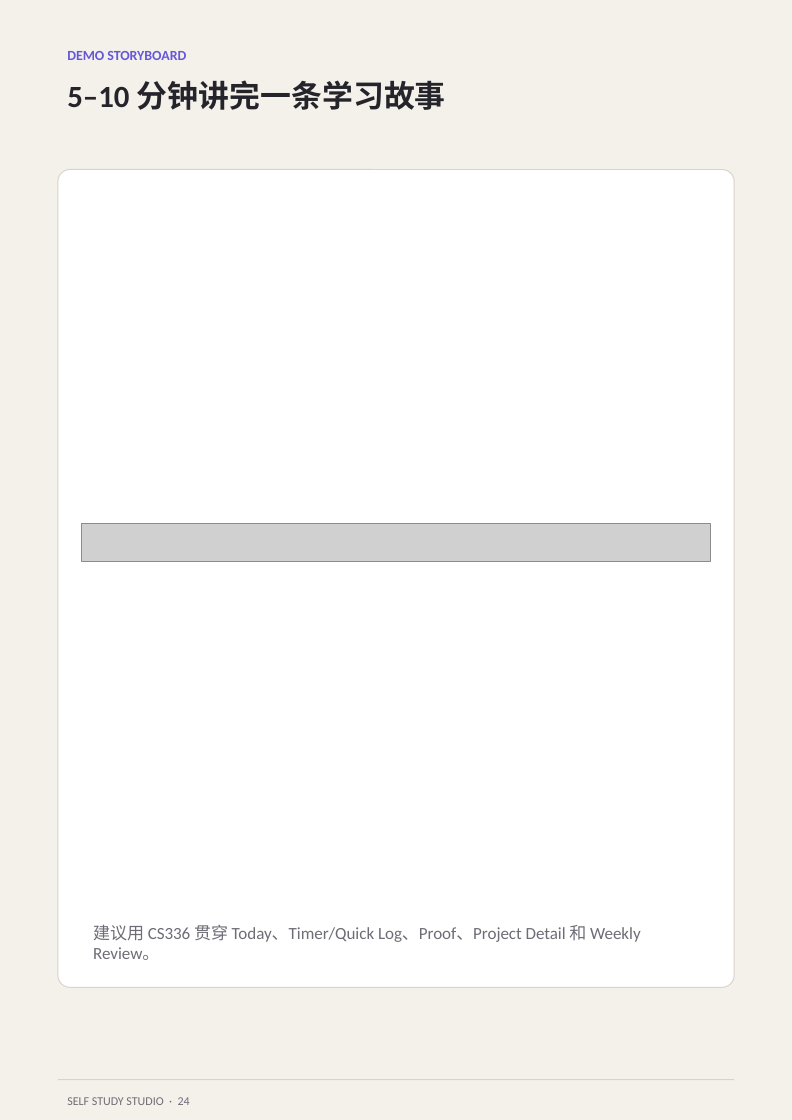
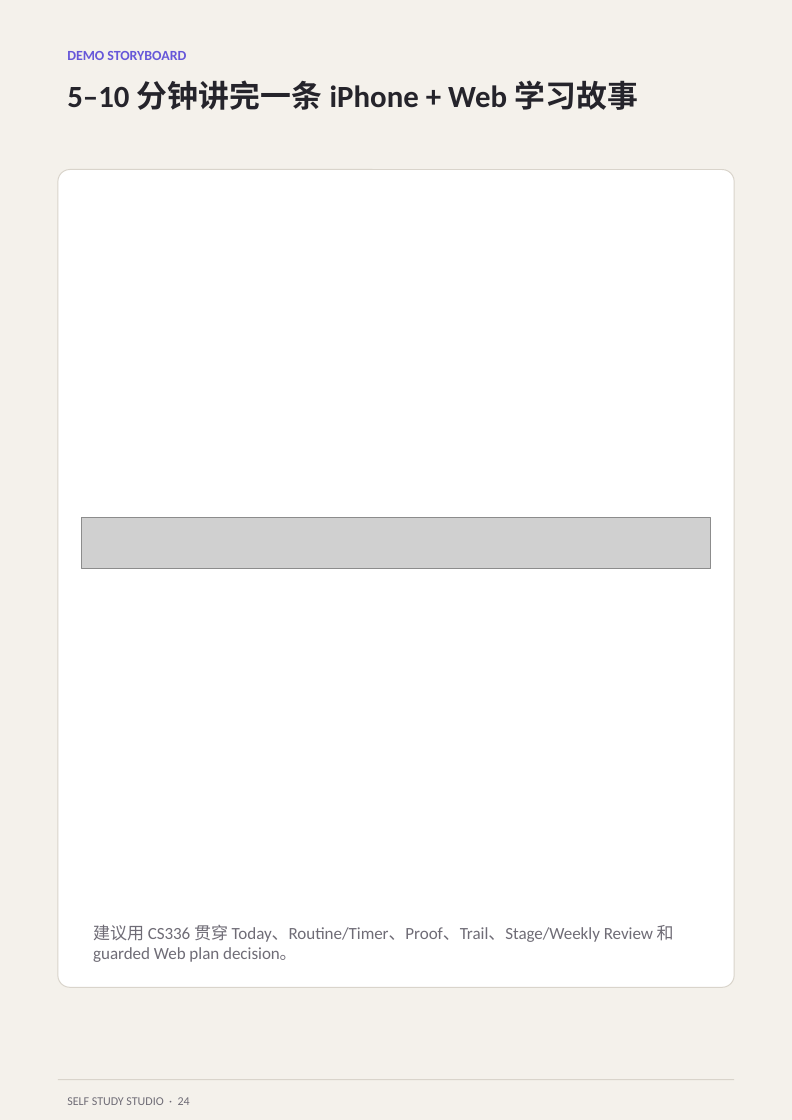
Before and after one commit to Panhe-C/self-study-studio, a slide deck: slide 24 of docs/product-guide/self-study-studio-product-guide-a4.pptx. Drawn at 792x1120 pixels with LibreOffice and Linux fonts; fonts in the diff are those of the drawing; grey boxes stand for pictures. Boxes give left, top, right and bottom in pixels: in the first picture for what was removed or moved away, otherwise in the second. Text is boxed around its words. In the diff, an @@ line names an element or a change of style, - is before the commit and + after.

```diff
--- a/docs/product-guide/self-study-studio-product-guide-a4.pptx
+++ b/docs/product-guide/self-study-studio-product-guide-a4.pptx
@@ text at box(67, 80, 639, 110): text changed @@
-5–10 分钟讲完一条学习故事
+5–10 分钟讲完一条 iPhone + Web 学习故事
@@ picture: place and size @@
-picture at box(81, 524, 710, 561)
+picture at box(81, 517, 710, 568)
@@ text at box(93, 924, 674, 962): text changed @@
-建议用 CS336 贯穿 Today、Timer/Quick Log、Proof、Project Detail 和 Weekly Review。
+建议用 CS336 贯穿 Today、Routine/Timer、Proof、Trail、Stage/Weekly Review 和 guarded Web plan decision。
```
Also in this commit, not shown: 15 other slides changed, 40 other files.
